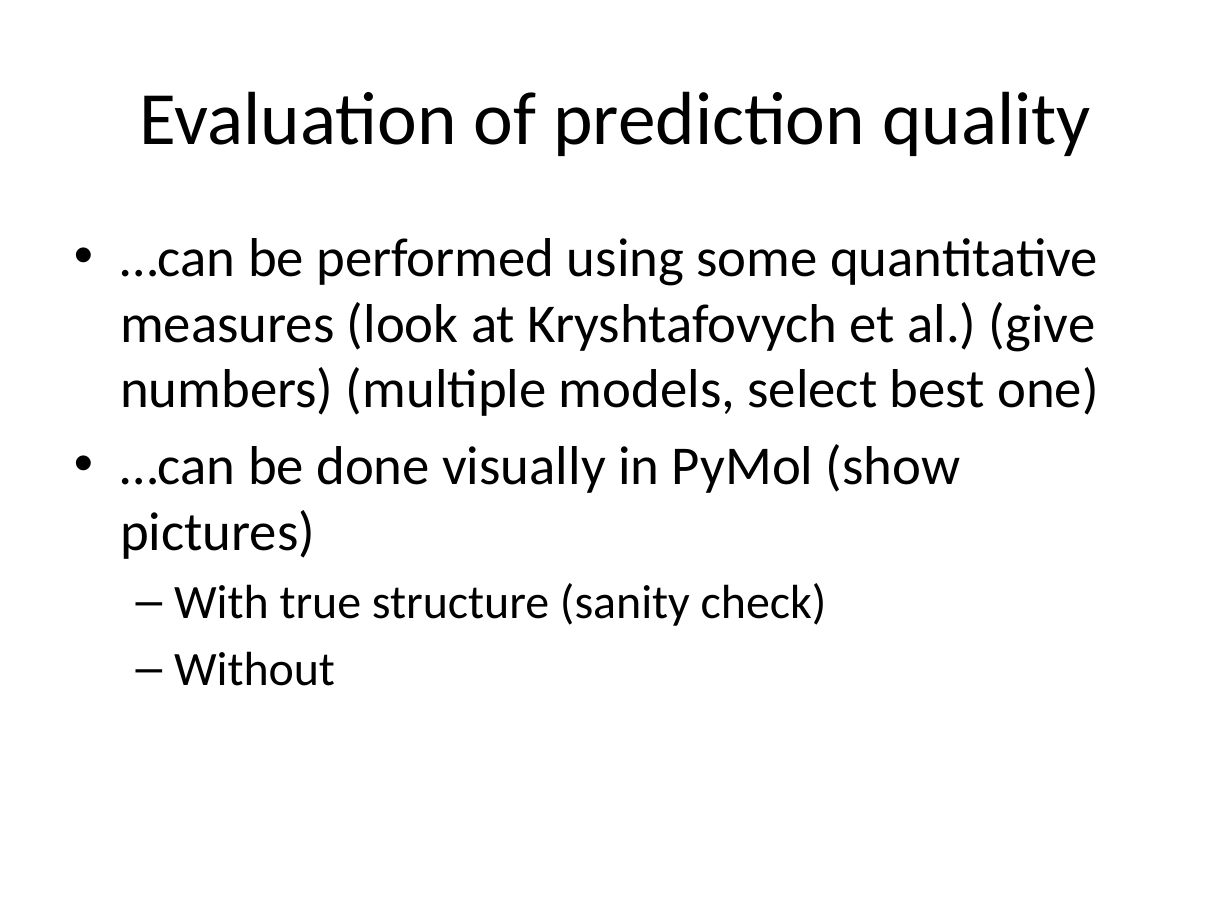
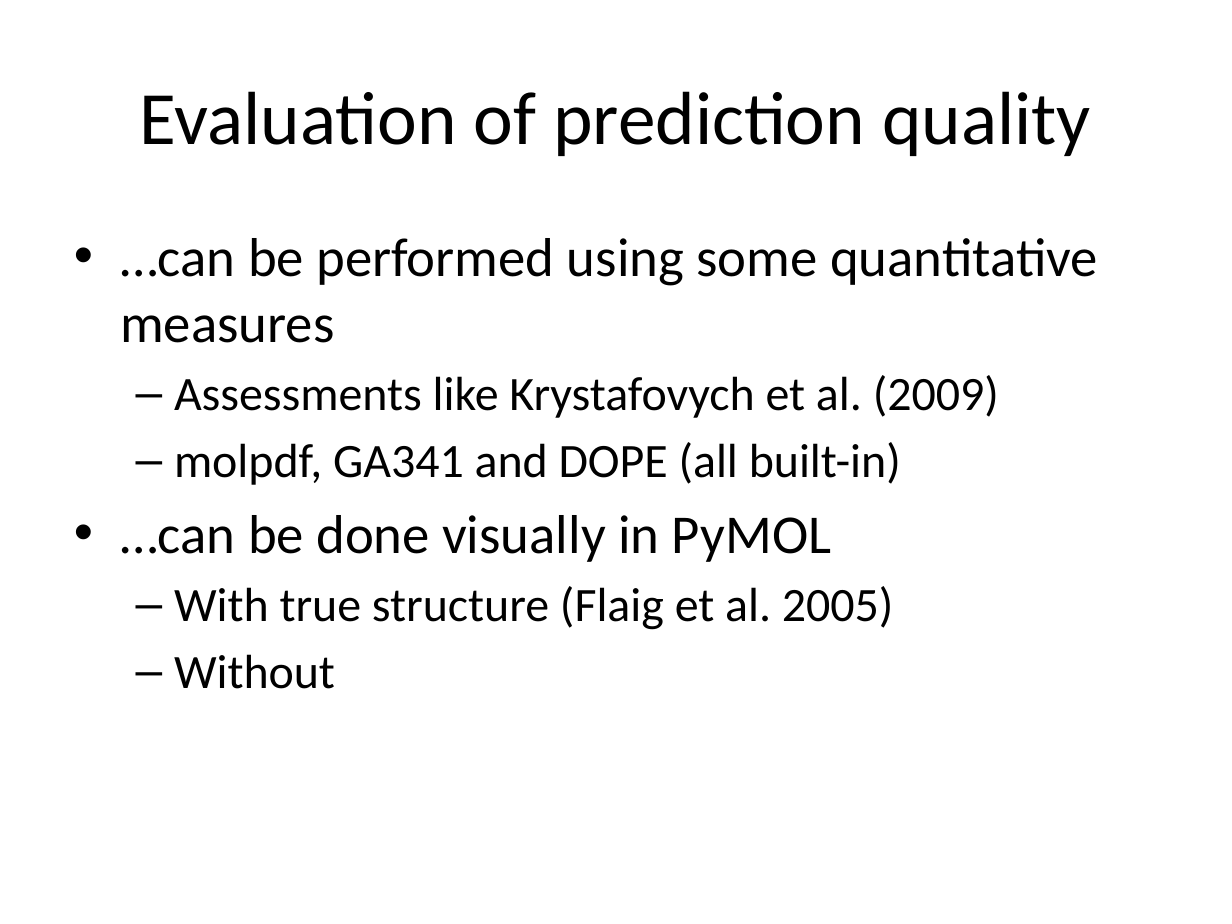
Before and after one commit to iosonofabio/bi2-ss12-p6, a slide deck: slide 8 of project6.pptx. Drawn at 1232x924 pixels with LibreOffice and Linux fonts; fonts in the diff are those of the drawing. Boxes give left, top, right and bottom in pixels: in the first picture for what was removed or moved away, otherwise in the second. Text is boxed around its words. In the diff, an @@ line names an element or a change of style, - is before the commit and + after.

```diff
--- a/project6.pptx
+++ b/project6.pptx
@@ text at <box>120,238,1098,630</box>: text changed; size 32 to 28 pt @@
-• …can be performed using some quantitative measures (look at Kryshtafovych et al.) (give numbers) (multiple models, select best one)
-• …can be done visually in PyMol (show pictures)
-  – With true structure (sanity check)
+• …can be performed using some quantitative measures
+  – Assessments like Krystafovych et al. (2009)
+  – molpdf, GA341 and DOPE (all built-in)
+• …can be done visually in PyMOL
+  – With true structure (Flaig et al. 2005)
```
Also in this commit, not shown: 7 other slides changed, 7 slides added, 1 slide removed, 18 other files.
